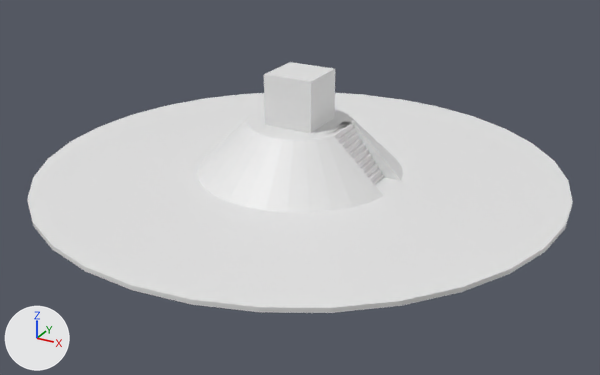
A saved change to the FBX model Data/Model/Stage/MainStage/MainStage.fbx.
Both versions are drawn from a 50 mm lens placed at (178.0, -323.0, 153.0), pointed at (6.0, -10.0, -4.0). Lighting does not change. The marker at lower left points along +X, +Y and +Z. The picture after the commit comes second. Where no turn or scale is listed for an object, it has been applied to the vertices.

In view in the first picture: 'BossRoom', 'Cone', 'Cylinder', 'Stairs'.
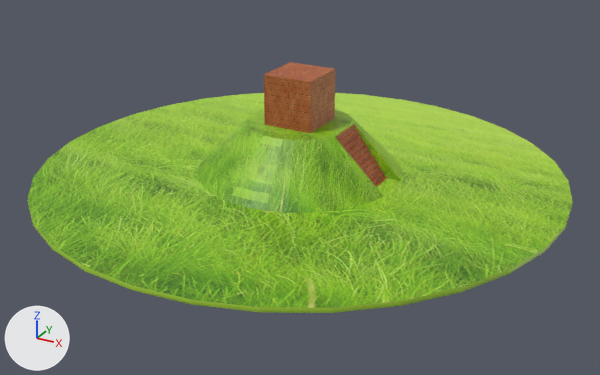
What differs and where, as boxes [x1, y1, x2, y2] in the pictures (600 x 375 px):
'Cylinder', recoloured, surface changed (white to green)
    both: [27, 93, 573, 313]
'Cone', recoloured (white to green)
    both: [197, 109, 403, 213]
'BossRoom', recoloured (white to brown)
    both: [264, 62, 335, 133]
'Stairs', recoloured, moved
    before: [330, 121, 384, 185]
    after: [336, 125, 387, 187]
part 1 of me_cylinder, surface changed (white to green)
    both: [27, 93, 573, 308]

The change, as a diff of the scene's bpy script:
```diff
--- a/Data/Model/Stage/MainStage/MainStage.fbx.py
+++ b/Data/Model/Stage/MainStage/MainStage.fbx.py
@@ img_ww_jpg @@
+img_ww_jpg = load_image('WW.jpg', '_unpacked/WW.jpg', 900, 600, 'sRGB')
@@ img_wall_jpg @@
+img_wall_jpg = load_image('Wall.jpg', '_unpacked/Wall.jpg', 620, 349, 'sRGB')
@@ mat_material_001 @@
+mat_material_001 = principled_material('Material.001')
+mat_material_001.texture = img_ww_jpg
@@ mat_material_004 @@
+mat_material_004 = principled_material('Material.004')
+mat_material_004.texture = img_wall_jpg
@@ mat_material_002 @@
+mat_material_002 = principled_material('Material.002')
+mat_material_002.texture = img_ww_jpg
@@ mat_material_003 @@
+mat_material_003 = principled_material('Material.003')
+mat_material_003.texture = img_wall_jpg
@@ me_cube_003 @@
 me_cube_003.from_pydata(...)  # 54 vertices, 25 faces; spans x 18.0..42.9, y -10.0..10.0, z -2.3..25.0
+me_cube_003.materials.append(mat_material_003)  # picture img_wall_jpg
@@ me_cylinder @@
 me_cylinder.from_pydata(...)  # 64 vertices, 34 faces; spans x -125.0..125.0, y -125.0..125.0, z -1.0..1.0
 # used by ob_cylinder; location = (0.0, 0.0, 0.0)
+# me_cylinder part 1: texture (UV) coordinates of 1 of 34 faces, centred in x 0.0, y 0.0, z 1.0, changed; they spanned u 0.01..0.49, v 0.01..0.49 and now span u 0.17..0.83, v 0.0..1.0
+me_cylinder.materials.append(mat_material_001)  # picture img_ww_jpg
@@ me_cube_001 @@
 me_cube_001.from_pydata(...)  # 8 vertices, 6 faces; spans x -12.0..12.0, y -12.0..12.0, z 25.0..49.0
+me_cube_001.materials.append(mat_material_004)  # picture img_wall_jpg
@@ me_cone_001 @@
 me_cone_001.from_pydata(...)  # 291 vertices, 251 faces; spans x -50.0..49.0, y -50.0..50.0, z -0.5..25.0
+me_cone_001.materials.append(mat_material_002)  # picture img_ww_jpg
@@ ob_stairs @@
 ob_stairs = bpy.data.objects.new('Stairs', me_cube_003)
-ob_stairs.location = (0.0, 0.0, 0.0)
+ob_stairs.location = (1.4, 0.0, -0.8)
```
